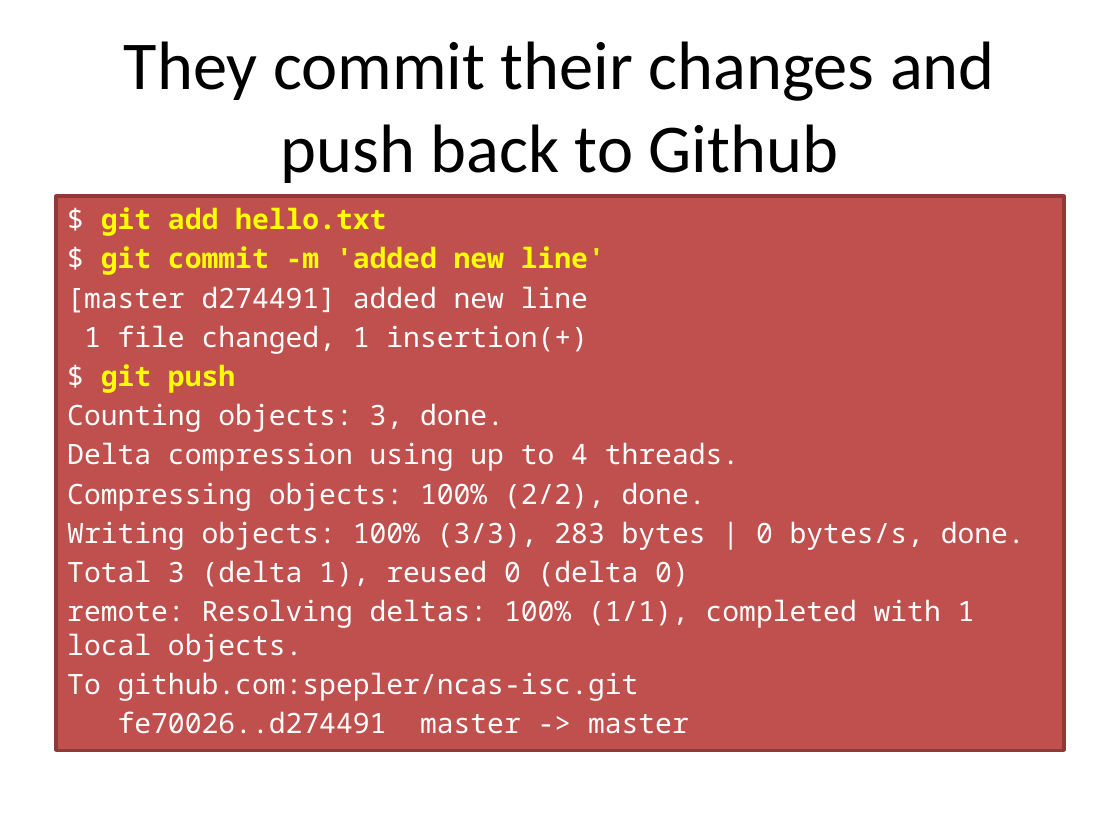
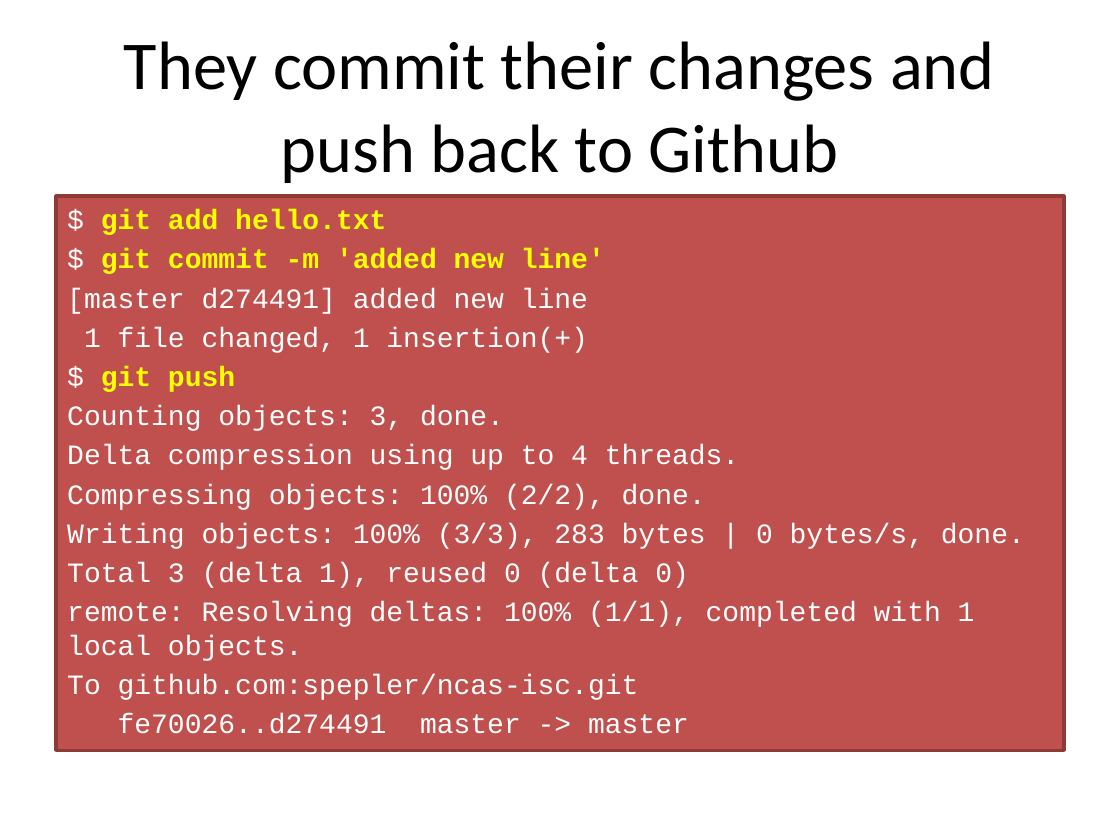
Before and after one commit to ncasuk/ncas-isc, a slide deck: slide 30 of shell/presentations/01_git2.pptx. Drawn at 1120x840 pixels with LibreOffice and Linux fonts; fonts in the diff are those of the drawing; background and template pictures are left out. Boxes give left, top, right and bottom in pixels: in the first picture for what was removed or moved away, otherwise in the second. Text is boxed around its words. In the diff, an @@ line names an element or a change of style, - is before the commit and + after.

Commit message:
Finished updating learning_python5 and changed shell presentations so that font matches python presentations

```diff
--- a/shell/presentations/01_git2.pptx
+++ b/shell/presentations/01_git2.pptx
@@ text "$ git add hello.txt" at (67,209,1025,734): font Noto Sans Mono to Courier New @@
```
Also in this commit, not shown: 14 other slides changed, 2 other files.
